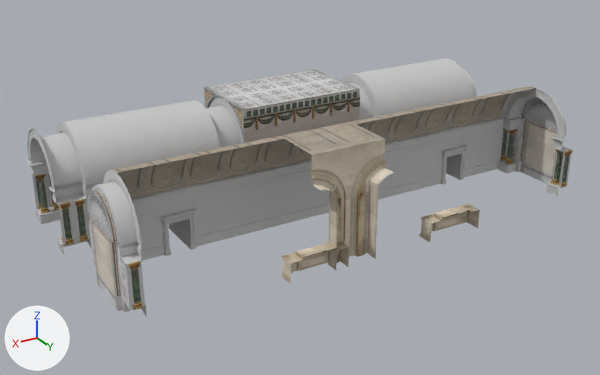
The OBJ model 3D Obj/Hallway.obj as it was, and as the next commit left it.
Both versions are drawn from a 50 mm lens placed at (38.0, 90.1, 32.2), pointed at (2.0, 30.0, 2.2). Lighting does not change. The marker at lower left points along +X, +Y and +Z. Where no turn or scale is listed for an object, it has been applied to the vertices.

The first picture shows 'Box009', 'Box010', 'Gang_Cap_Bogen001', 'Gang_Cap_Bogen002', 'Gang_Dach_Bogen_Var003', 'Gang_Dach_Bogen_Var006', 'Gang_Dach_Bogen_Var007', 'Gang_Dach_Ecke003', 'Gang_Endstck071', 'Gang_Endstck_Var011', 'Gang_Endstck_Var012', 'Gang_Wand_Tre_008'.
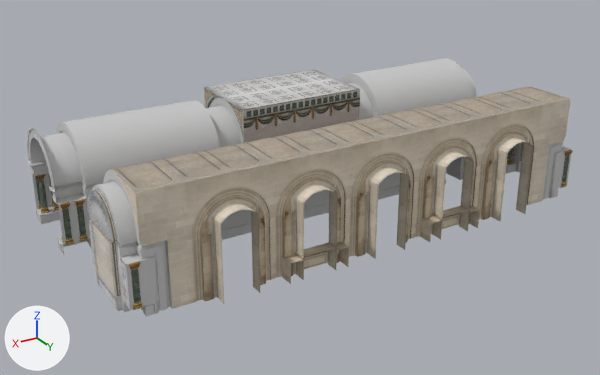
Where the change shows, as pixel boxes [x1, y1, x2, y2] in the pictures (600 x 375 px):
'WindowWalk_Endstck002', added: after [117, 155, 239, 316]
    faces in mat_material__887 (picture img_bricks_jpg): [117, 155, 239, 309]
    faces in mat_corridor (its picture is missing): [141, 240, 172, 316]
'Repeating_Segment045', added: after [207, 139, 321, 293]
'Repeating_Segment044', added: after [357, 111, 460, 250]
'Repeating_Segment043', added: after [422, 99, 521, 231]
'WindowWalk_Endstck003', added: after [482, 88, 570, 214]
    faces in mat_material__887 (picture img_bricks_jpg): [482, 88, 570, 214]
    faces in mat_corridor (its picture is missing): [543, 142, 564, 199]
'Gang_Wand_Tre_008', unchanged, covered by the edit: before [131, 117, 503, 261]; after [145, 172, 400, 260]
'Gang_Cap_Bogen002', unchanged, covered by the edit: before [508, 96, 563, 183]; after [512, 142, 523, 172]
'Gang_Dach_Bogen_Var003', unchanged, covered by the edit: before [186, 137, 284, 186]; after [201, 137, 284, 155]
'Gang_Dach_Bogen_Var007', unchanged, covered by the edit: before [111, 152, 206, 198]; after [111, 152, 206, 173]

Diff of the bpy script that builds the scene:
```diff
--- a/3D Obj/Hallway.obj.py
+++ b/3D Obj/Hallway.obj.py
@@ me_windowwalk_endstck003 @@
+me_windowwalk_endstck003.from_pydata(...)  # 157 vertices, 232 faces; spans x -20.69..-13.55, y 36.09..41.55, z -0.01..9.74
+# faces by material slot: [178, 54]
+me_windowwalk_endstck003.materials.append(mat_material__887)  # picture img_bricks_jpg
+me_windowwalk_endstck003.materials.append(mat_corridor)  # its picture is missing
@@ me_windowwalk_endstck002 @@
+me_windowwalk_endstck002.from_pydata(...)  # 157 vertices, 232 faces; spans x 13.91..21.05, y 36.09..41.55, z -0.01..9.74
+# faces by material slot: [178, 54]
+me_windowwalk_endstck002.materials.append(mat_material__887)  # picture img_bricks_jpg
+me_windowwalk_endstck002.materials.append(mat_corridor)  # its picture is missing
@@ me_repeating_segment045 @@
+me_repeating_segment045.from_pydata(...)  # 150 vertices, 251 faces; spans x 7.05..13.93, y 36.09..41.55, z -0.01..9.74
+me_repeating_segment045.materials.append(mat_material__887)  # picture img_bricks_jpg
@@ me_repeating_segment044 @@
+me_repeating_segment044.from_pydata(...)  # 150 vertices, 251 faces; spans x -6.68..0.19, y 36.09..41.55, z -0.01..9.74
+me_repeating_segment044.materials.append(mat_material__887)  # picture img_bricks_jpg
@@ me_repeating_segment043 @@
+me_repeating_segment043.from_pydata(...)  # 150 vertices, 251 faces; spans x -13.55..-6.68, y 36.09..41.55, z -0.01..9.74
+me_repeating_segment043.materials.append(mat_material__887)  # picture img_bricks_jpg
@@ ob_windowwalk_endstck003 @@
+ob_windowwalk_endstck003 = bpy.data.objects.new('WindowWalk_Endstck003', me_windowwalk_endstck003)
+ob_windowwalk_endstck003.location = (0.0, 0.0, 0.0)
@@ ob_windowwalk_endstck002 @@
+ob_windowwalk_endstck002 = bpy.data.objects.new('WindowWalk_Endstck002', me_windowwalk_endstck002)
+ob_windowwalk_endstck002.location = (0.0, 0.0, 0.0)
@@ ob_repeating_segment045 @@
+ob_repeating_segment045 = bpy.data.objects.new('Repeating_Segment045', me_repeating_segment045)
+ob_repeating_segment045.location = (0.0, 0.0, 0.0)
@@ ob_repeating_segment044 @@
+ob_repeating_segment044 = bpy.data.objects.new('Repeating_Segment044', me_repeating_segment044)
+ob_repeating_segment044.location = (0.0, 0.0, 0.0)
@@ ob_repeating_segment043 @@
+ob_repeating_segment043 = bpy.data.objects.new('Repeating_Segment043', me_repeating_segment043)
+ob_repeating_segment043.location = (0.0, 0.0, 0.0)
```
